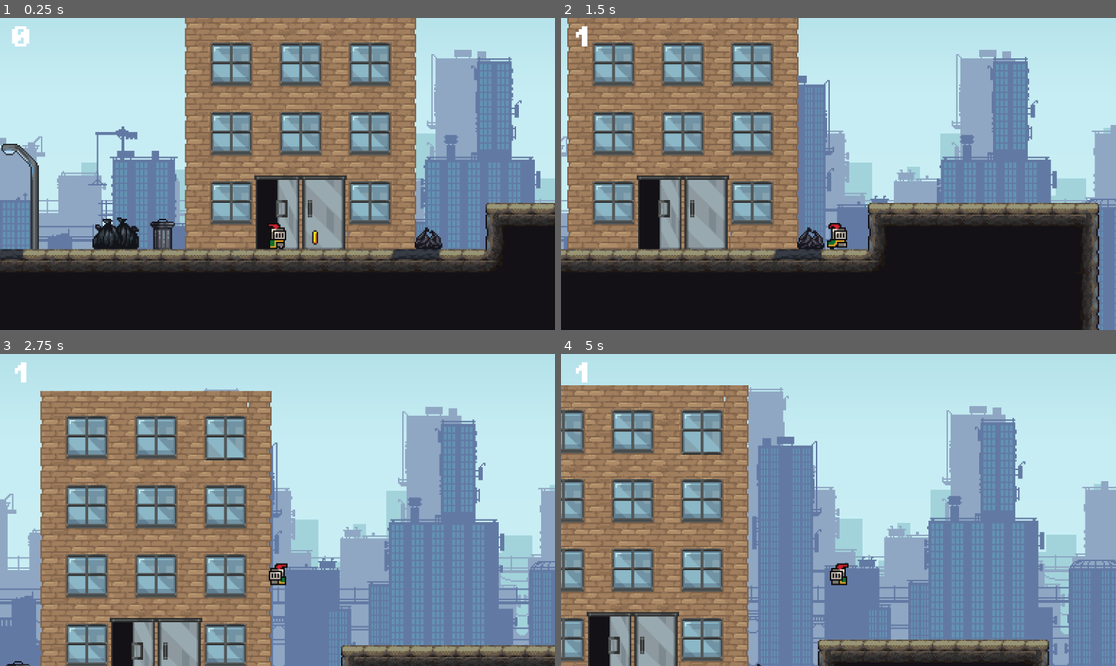
Above: before the commit, frames 1-4 (two rows, left to right).
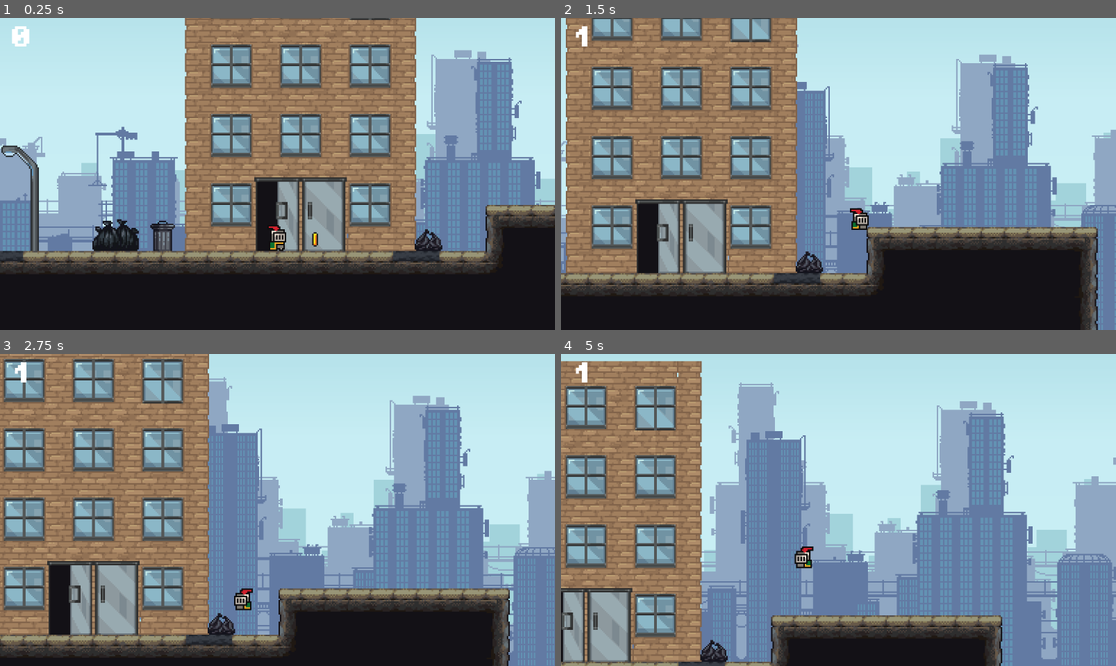
Above: after the commit, the same moments.

Repository: naziae23/brackeys-game-jam-2026
Game: Godot game, scene res://scenes/game.tscn
Two runs of this game, one before a commit and one after it. Both use one fixed random seed, a clock stepped at 60 frames per second and the inputs below.
Inputs:
- Up to frame 1 (0.25 s): no input
- Up to frame 2 (1.5 s): hold D (move_right) from 0.53 s (still down); tap Shift (Dash, bound only after the commit) at 0.6 s; tap Space (jump) at 0.77, 0.8, 1.07, 1.35 s
- Up to frame 3 (2.75 s): tap Space (jump) at 1.52, 1.82, 2.3 s; tap Shift (Dash, bound only after the commit) at 1.55, 2.1 s; release D (move_right) at 2.03 s; hold A (move_left) from 2.03 s (still down)
- Up to frame 4 (5 s): release A (move_left) at 2.78 s; hold D (move_right) 2.78-4.28 s; tap Shift (Dash, bound only after the commit) at 2.85, 4.35 s; tap Space (jump) at 3.02, 3.32, 3.6, 3.77, 4.07, 4.52, 4.82 s; hold A (move_left) from 4.28 s (still down)

The runs differ from the first frame. In frame 1, 14% of the frame differs, in the area x 0-100%, y 0-82%; in frame 2, 36%; in frame 3, 58%, in the area x 0-100%, y 0-100%; in frame 4, 44%.

Commit message:
added dash (omnidirectional for now, can be changed to just horizontal easily), and added jump hight variation

Diff:
--- a/project.godot
+++ b/project.godot
@@ -42,6 +42,23 @@
 , Object(InputEventKey,"resource_local_to_scene":false,"resource_name":"","device":-1,"window_id":0,"alt_pressed":false …(186 unchanged characters)…
 ]
 }
+Dash={
+"deadzone": 0.2,
+"events": [Object(InputEventKey,"resource_local_to_scene":false,"resource_name":"","device":-1,"window_id":0,"alt_pressed":false,"shift_pressed":false,"ctrl_pressed":false,"meta_pressed":false,"pressed":false,"keycode":0,"physical_keycode":4194325,"key_label":0,"unicode":0,"location":0,"echo":false,"script":null)
+]
+}
+move_up={
+"deadzone": 0.2,
+"events": [Object(InputEventKey,"resource_local_to_scene":false,"resource_name":"","device":-1,"window_id":0,"alt_pressed":false,"shift_pressed":false,"ctrl_pressed":false,"meta_pressed":false,"pressed":false,"keycode":0,"physical_keycode":87,"key_label":0,"unicode":119,"location":0,"echo":false,"script":null)
+, Object(InputEventKey,"resource_local_to_scene":false,"resource_name":"","device":-1,"window_id":0,"alt_pressed":false,"shift_pressed":false,"ctrl_pressed":false,"meta_pressed":false,"pressed":false,"keycode":0,"physical_keycode":4194320,"key_label":0,"unicode":0,"location":0,"echo":false,"script":null)
+]
+}
+move_down={
+"deadzone": 0.2,
+"events": [Object(InputEventKey,"resource_local_to_scene":false,"resource_name":"","device":-1,"window_id":0,"alt_pressed":false,"shift_pressed":false,"ctrl_pressed":false,"meta_pressed":false,"pressed":false,"keycode":0,"physical_keycode":83,"key_label":0,"unicode":115,"location":0,"echo":false,"script":null)
+, Object(InputEventKey,"resource_local_to_scene":false,"resource_name":"","device":-1,"window_id":0,"alt_pressed":false,"shift_pressed":false,"ctrl_pressed":false,"meta_pressed":false,"pressed":false,"keycode":0,"physical_keycode":4194322,"key_label":0,"unicode":0,"location":0,"echo":false,"script":null)
+]
+}
 
 [physics]
 
--- a/scenes/game.tscn
+++ b/scenes/game.tscn
@@ -1199,6 +1199,7 @@
 offset = Vector2(0, -40)
 zoom = Vector2(3, 3)
 limit_bottom = 120
+position_smoothing_enabled = true
 
 [node name="Node2D" type="Node2D" parent="." unique_id=1435939261]
 
--- a/scripts/player.gd
+++ b/scripts/player.gd
@@ -1,18 +1,36 @@
 extends CharacterBody2D
 
 const SPEED = 130.0
-const JUMP_VELOCITY = -300.0
+const JUMP_VELOCITY = -350.0
+
+const DASH_VEL = 300.0
+const DASH_TIME = 0.16
+
+var can_dash: bool = true
+var is_dashing: bool = true
+var dash_dir: Vector2 = Vector2.RIGHT
+var dash_timer: float = 0.0
+
 
 @onready var sprite: AnimatedSprite2D = $AnimatedSprite2D
 
 func _physics_process(delta: float) -> void:
 
-	update_gravity(delta)
+	if !is_dashing:
+		update_gravity(delta)
 
 	var direction := Input.get_axis("move_left", "move_right")
 
-	update_movement(direction)
+	if !is_dashing:
+		update_movement(direction)
 	animate(direction)
+
+	if is_on_floor():
+		if !is_dashing and !can_dash:
+			can_dash = true
+			_update_dash_visuals()
+
+	_dash_logic(delta)
 
 	move_and_slide()
 
@@ -28,9 +46,49 @@
 	else:
 		velocity.x = move_toward(velocity.x, 0, SPEED)
 
+	if Input.is_action_just_released("jump"): #if released early
+		if velocity.y < -150:
+			velocity.y = -150
+
+func _dash_logic(delta: float) -> void:
+
+	var input_dir: Vector2 = Vector2(
+		Input.get_axis("move_left", "move_right"),
+		Input.get_axis("move_up", "move_down") #omni dash
+		#0.0 #horizontal only
+	).normalized()
+
+	if input_dir.x != 0:
+		dash_dir.x = input_dir.x
+
+	if can_dash and Input.is_action_just_pressed("Dash"):
+		var final_dash_dir: Vector2 = dash_dir
+		final_dash_dir.y = input_dir.y
+		if input_dir.y != 0 and input_dir.x == 0:
+			return
+
+		can_dash = false
+		is_dashing = true
+		dash_timer = DASH_TIME
+
+		_update_dash_visuals()
+		velocity = final_dash_dir * DASH_VEL
+
+	if is_dashing:
+		dash_timer -= delta
+		if dash_timer <= 0.0:
+			is_dashing = false
+
+func _update_dash_visuals() -> void:
+	if can_dash:
+#		what to look like when can dash
+		pass
+	else:
+#		what to look like when cant dash
+		pass
+
 func animate(direction: int) -> void :
-
-	if direction > 0:
+	if direction >= 0:
 		sprite.flip_h = false
 	elif direction < 0:
 		sprite.flip_h = true
Not shown: 1 places in scenes/game.tscn that only renumber resources
